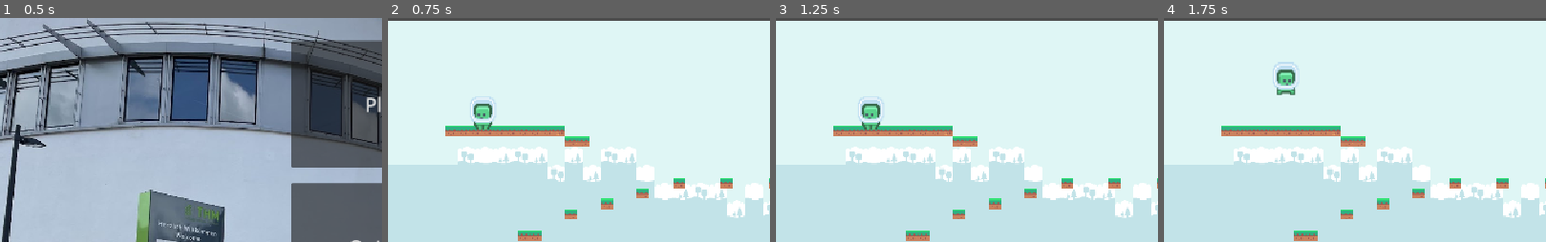
Above: before the commit, frames 1-4 (left to right).
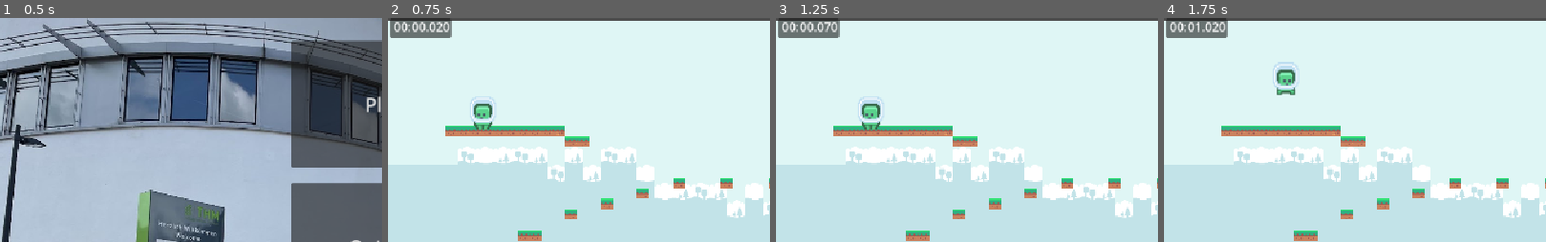
Above: after the commit, the same moments.

Repository: JustusBSchmidt04/LuckeRun
Game: Godot game, scene res://Szene/Startbildschirm/main_menu_bg.tscn
The game is run twice, just before and just after one commit, with the same random seed, the same clock (stepped at 60 frames per second) and the same inputs. The engine's default icon, where the game draws it, is replaced by a stand-in: a white triangle on a blue panel in a dark square.
Inputs:
- Up to frame 1 (0.5 s): no input
- Up to frame 2 (0.75 s): click "Play" at 0.5 s
- Up to frame 3 (1.25 s): no input
- Up to frame 4 (1.75 s): hold D (right) from 1.28 s (still down); tap Space (jump) at 1.52 s
The pictures show only the part of the screen within x 0-50%, y 0-50%; the shares and areas given below are measured in that part.

Frame 1 is identical in both runs. In frame 2, 1.4% of the frame differs, in the area x 0-17%, y 0-9%; in frame 3, 1.4%; in frame 4, 1.4%.

Commit message:
Timer erstellt

Diff:
--- a/luckerun/Szene/World1/World1.tscn
+++ b/luckerun/Szene/World1/World1.tscn
@@ -15,6 +15,7 @@
 [ext_resource type="Texture2D" uid="uid://bryfdpcpbnkii" path="res://Assets_kenney/kenney_pixel-platformer/Tiles/Backgrounds/tile_0004.png" id="13_rp4y1"]
 [ext_resource type="Script" uid="uid://jjpixvy4ke38" path="res://Szene/World1/death.gd" id="13_tqg4t"]
 [ext_resource type="PackedScene" uid="uid://b4x3jtb8cwm14" path="res://Szene/SzenenWechsel/next_level.tscn" id="14_rp4y1"]
+[ext_resource type="PackedScene" uid="uid://bftpaaxqf7k8n" path="res://Szene/timer.tscn" id="16_i7wq0"]
 
 [sub_resource type="TileSetAtlasSource" id="TileSetAtlasSource_3f50i"]
 texture = ExtResource("2_i7wq0")
@@ -126,6 +127,8 @@
 [node name="NextLevel" parent="." instance=ExtResource("14_rp4y1")]
 position = Vector2(623, 113)
 
+[node name="Timer" parent="." instance=ExtResource("16_i7wq0")]
+
 [connection signal="child_entered_tree" from="Map/Death" to="Luckes_Body" method="_on_death_child_entered_tree"]
 [connection signal="item_rect_changed" from="Map/Death" to="." method="_on_death_item_rect_changed"]
 [connection signal="child_entered_tree" from="Luckes_Body" to="." method="_on_luckes_body_child_entered_tree"]
--- /dev/null
+++ b/luckerun/Szene/World2/timer.gd
@@ -0,0 +1,21 @@
+extends Panel
+
+var time: float = 0.0
+var minutes: int = 0
+var seconds: int = 0
+var msec: int = 0
+
+func _process(delta) -> void:
+	time +=delta
+	msec = fmod (time, 1) * 100
+	seconds = fmod(time, 60)
+	minutes = fmod(time, 3600) / 60
+	$Min.text = "%02d:" % minutes
+	$Sec.text = "%02d." % seconds
+	$MiSec.text = "%03d" % msec
+
+func stop()->void:
+	set_process(false)
+
+func get_time_formatted() -> String:
+	return "%02d:%02d.%03d" % [minutes, seconds, msec]
--- a/luckerun/Szene/World2/world2.tscn
+++ b/luckerun/Szene/World2/world2.tscn
@@ -15,6 +15,7 @@
 [ext_resource type="Script" uid="uid://jjpixvy4ke38" path="res://Szene/World1/death.gd" id="13_vs2ue"]
 [ext_resource type="PackedScene" uid="uid://dntsryq2y3bpt" path="res://Assets/Charakters/Player/Lucke.tscn" id="14_x0bhd"]
 [ext_resource type="PackedScene" uid="uid://b4x3jtb8cwm14" path="res://Szene/SzenenWechsel/next_level.tscn" id="15_mjdkx"]
+[ext_resource type="PackedScene" uid="uid://bftpaaxqf7k8n" path="res://Szene/timer.tscn" id="16_75hha"]
 
 [sub_resource type="TileSetAtlasSource" id="TileSetAtlasSource_3f50i"]
 texture = ExtResource("2_75hha")
@@ -96,7 +97,7 @@
 sources/0 = SubResource("TileSetAtlasSource_5pxhd")
 sources/3 = SubResource("TileSetAtlasSource_rp4y1")
 
-[node name="World" type="Node2D"]
+[node name="World2" type="Node2D"]
 position = Vector2(2, 0)
 script = ExtResource("1_o6r5l")
 
@@ -126,6 +127,8 @@
 [node name="NextLevel" parent="." instance=ExtResource("15_mjdkx")]
 position = Vector2(1369, 135)
 
+[node name="Timer" parent="." instance=ExtResource("16_75hha")]
+
 [connection signal="child_entered_tree" from="Map/Death" to="Luckes_Body" method="_on_death_child_entered_tree"]
 [connection signal="item_rect_changed" from="Map/Death" to="." method="_on_death_item_rect_changed"]
 [connection signal="child_entered_tree" from="Luckes_Body" to="." method="_on_luckes_body_child_entered_tree"]
--- a/luckerun/Szene/World3/world3.tscn
+++ b/luckerun/Szene/World3/world3.tscn
@@ -15,6 +15,7 @@
 [ext_resource type="Script" uid="uid://jjpixvy4ke38" path="res://Szene/World1/death.gd" id="13_vs2ue"]
 [ext_resource type="PackedScene" uid="uid://dntsryq2y3bpt" path="res://Assets/Charakters/Player/Lucke.tscn" id="14_x0bhd"]
 [ext_resource type="PackedScene" uid="uid://b4x3jtb8cwm14" path="res://Szene/SzenenWechsel/next_level.tscn" id="15_mjdkx"]
+[ext_resource type="PackedScene" uid="uid://bftpaaxqf7k8n" path="res://Szene/timer.tscn" id="16_2rynv"]
 
 [sub_resource type="TileSetAtlasSource" id="TileSetAtlasSource_3f50i"]
 texture = ExtResource("2_75hha")
@@ -126,6 +127,8 @@
 [node name="NextLevel" parent="." instance=ExtResource("15_mjdkx")]
 position = Vector2(1447, 402)
 
+[node name="Timer" parent="." instance=ExtResource("16_2rynv")]
+
 [connection signal="child_entered_tree" from="Map/Death" to="Luckes_Body" method="_on_death_child_entered_tree"]
 [connection signal="item_rect_changed" from="Map/Death" to="." method="_on_death_item_rect_changed"]
 [connection signal="child_entered_tree" from="Luckes_Body" to="." method="_on_luckes_body_child_entered_tree"]
--- /dev/null
+++ b/luckerun/Szene/timer.tscn
@@ -0,0 +1,29 @@
+[gd_scene load_steps=2 format=3 uid="uid://bftpaaxqf7k8n"]
+
+[ext_resource type="Script" uid="uid://bj35d7hsqgn1w" path="res://Szene/World2/timer.gd" id="1_uaqo8"]
+
+[node name="Timer" type="Panel"]
+offset_right = 82.0
+offset_bottom = 26.0
+script = ExtResource("1_uaqo8")
+
+[node name="MiSec" type="Label" parent="."]
+layout_mode = 0
+offset_left = 52.0
+offset_right = 74.0
+offset_bottom = 31.0
+horizontal_alignment = 2
+
+[node name="Sec" type="Label" parent="."]
+layout_mode = 0
+offset_left = 29.0
+offset_right = 52.0
+offset_bottom = 31.0
+horizontal_alignment = 2
+
+[node name="Min" type="Label" parent="."]
+layout_mode = 0
+offset_left = 1.0
+offset_right = 28.0
+offset_bottom = 31.0
+horizontal_alignment = 2
Not shown: 1 places in luckerun/Szene/World1/World1.tscn that only renumber resources
Not shown, added: luckerun/Szene/World2/timer.gd.uid
Not shown: 1 places in luckerun/Szene/World2/world2.tscn that only renumber resources
Not shown: 1 places in luckerun/Szene/World3/world3.tscn that only renumber resources
